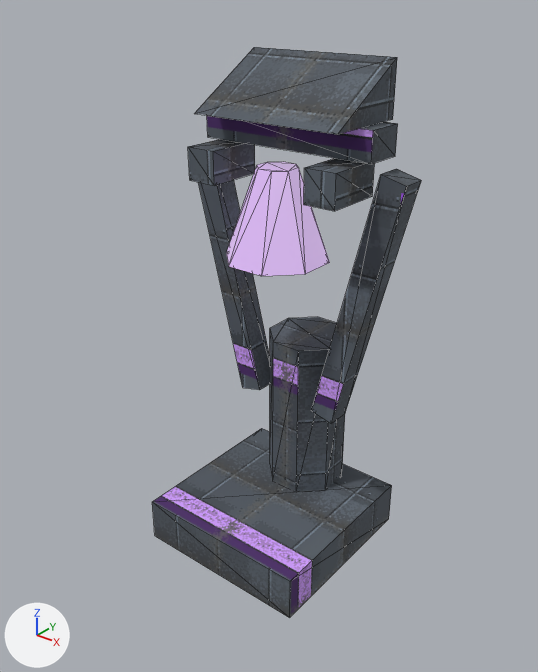
The glTF model assets/models/batch001/epsilon/epsilon_b_core.glb as it was, and as the next commit left it.
Rendered twice from a camera (50 mm lens) standing at (2.1, -2.68, 2.87) and looking at (0.0, -0.05, 1.24). Arrows for +X, +Y and +Z are at lower left; the lights stay in place. The first picture is the older version. Mesh edges are drawn as thin lines. Vertices at exactly the same position are counted once.

Objects in the first picture: 'epsilon_b_core'.
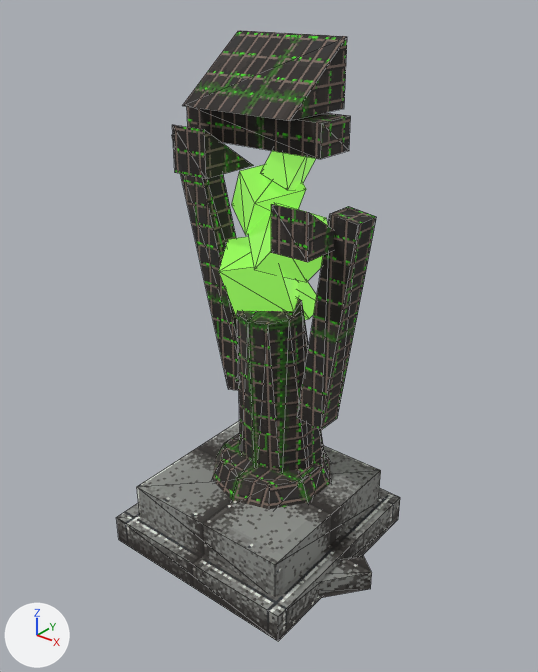
Where the change shows, as pixel boxes (x1, y1, x2, y2) in the pictures (538 x 672 px; the box of a moved part takes in the faces that stretch with it):
'epsilon_b_core', reshaped (7% taller)
    before: (152, 47, 421, 618)
    after: (116, 30, 400, 641)
part 1 of me_epsilon_b_core, added
    after: (116, 488, 400, 641)
part 2 of me_epsilon_b_core, moved or reshaped
    before: (152, 428, 392, 618)
    after: (137, 421, 381, 596)
part 3 of me_epsilon_b_core, added
    after: (212, 433, 331, 509)
part 4 of me_epsilon_b_core, moved or reshaped
    before: (312, 169, 421, 424)
    after: (172, 134, 239, 390)
part 5 of me_epsilon_b_core, moved or reshaped
    before: (195, 47, 397, 134)
    after: (172, 125, 254, 179)
part 6 of me_epsilon_b_core, added
    after: (271, 204, 334, 262)
part 7 of me_epsilon_b_core, added
    after: (187, 106, 351, 159)
part 8 of me_epsilon_b_core, added
    after: (182, 30, 347, 121)
part 9 of me_epsilon_b_core, rebuilt
    before: (226, 162, 330, 276)
    after: (232, 164, 306, 235)
part 10 of me_epsilon_b_core, rebuilt
    before: (270, 317, 345, 491)
    after: (237, 299, 324, 472)
part 11 of me_epsilon_b_core, deleted
    before: (188, 139, 255, 185)
part 12 of me_epsilon_b_core, deleted
    before: (304, 158, 374, 211)
part 13 of me_epsilon_b_core, deleted
    before: (207, 115, 398, 164)
part 14 of me_epsilon_b_core, built on
    before: (198, 180, 270, 390)
    after: (219, 151, 376, 430)
part 15 of me_epsilon_b_core, added
    after: (319, 555, 372, 598)

Diff of the bpy script that builds the scene:
```diff
--- a/assets/models/batch001/epsilon/epsilon_b_core.glb.py
+++ b/assets/models/batch001/epsilon/epsilon_b_core.glb.py
@@ me_epsilon_b_core @@
-me_epsilon_b_core.from_pydata(...)  # 86 vertices, 136 faces; spans x -0.63..0.63, y -0.49..0.49, z 0.0..2.55
-me_epsilon_b_core.materials.append(mat_epsilon_b_core_shell)  # picture img_epsilon_b_core_shell_tex
-me_epsilon_b_core.materials.append(mat_epsilon_b_core_aperture)  # purple #926aaa, glowing greyish purple #b09bc0
+me_epsilon_b_core.from_pydata(...)  # 186 vertices, 284 faces; spans x -0.7..0.7, y -0.64..0.64, z 0.0..2.63
+# me_epsilon_b_core part 1: a new loose piece, a box spanning x -0.61..0.53, y -0.64..0.5, z 0.0..0.16, in mat_epsilon_b_core_host (picture img_epsilon_b_core_host_tex)
+# me_epsilon_b_core part 2: the loose piece of 8 vertices spanning x -0.48..0.48, y -0.49..0.47, z 0.0..0.24 is moved by (-0.04, -0.06, 0.13), in mat_epsilon_b_core_host (picture img_epsilon_b_core_host_tex)
+# me_epsilon_b_core part 3: a new loose piece, a 10-sided cut cone along z (radius 0.36 at the low end, 0.29 at the high end) spanning x -0.39..0.3, y -0.33..0.39, z 0.33..0.47, in mat_epsilon_b_core_alien (picture img_epsilon_b_core_alien_tex)
+# me_epsilon_b_core part 4: the loose piece of 8 vertices spanning x 0.17..0.63, y 0.08..0.21, z 0.77..2.11 is turned -28 degrees about the y axis through its middle and scaled by 1.03, then moved by (-0.8, -0.1, 0.06), in mat_epsilon_b_core_alien (picture img_epsilon_b_core_alien_tex)
+# me_epsilon_b_core part 5: the loose piece of 6 vertices spanning x -0.4..0.4, y -0.11..0.33, z 2.29..2.55 is scaled about its middle by (-0.25, -0.773, 0.846), then moved by (-0.33, -0.16, -0.28), in mat_epsilon_b_core_alien (picture img_epsilon_b_core_alien_tex)
+# me_epsilon_b_core part 6: the loose piece of 6 vertices spanning x -0.4..0.4, y -0.11..0.33, z 2.29..2.55 is copied, and the copy is scaled about its middle by (-0.25, -0.773, 0.846), then moved by (0.25, -0.16, -0.55), in mat_epsilon_b_core_alien (picture img_epsilon_b_core_alien_tex); it spans x 0.15..0.35, y -0.22..0.12, z 1.76..1.98
+# me_epsilon_b_core part 7: a new loose piece, a box spanning x -0.49..0.29, y -0.06..0.16, z 2.16..2.32, in mat_epsilon_b_core_alien (picture img_epsilon_b_core_alien_tex)
+# me_epsilon_b_core part 8: the loose piece of 6 vertices spanning x -0.4..0.4, y -0.11..0.33, z 2.29..2.55 is copied, and the copy is scaled about its middle by (0.775, 0.909, 1.15), then moved by (-0.1, -0.08, 0.06), in mat_epsilon_b_core_alien (picture img_epsilon_b_core_alien_tex); it spans x -0.41..0.21, y -0.17..0.23, z 2.33..2.63
+# me_epsilon_b_core part 9: the loose piece of 16 vertices spanning x -0.24..0.24, y -0.23..0.25, z 1.64..2.08 is rebuilt with 8 vertices and now spans x -0.27..0.12, y -0.17..0.22, z 1.74..2.1, in mat_epsilon_b_core_core (green #67aa3d, glowing green #79c64a)
+# me_epsilon_b_core part 10: the loose piece of 16 vertices spanning x -0.2..0.2, y 0.09..0.49, z 0.23..1.13 is rebuilt with 20 vertices and now spans x -0.28..0.19, y -0.16..0.38, z 0.32..1.39, in mat_epsilon_b_core_alien (picture img_epsilon_b_core_alien_tex)
+# me_epsilon_b_core part 11: the loose piece of 8 vertices spanning x -0.42..-0.26, y -0.14..0.16, z 1.98..2.14 is deleted
+# me_epsilon_b_core part 12: the loose piece of 8 vertices spanning x 0.26..0.42, y -0.14..0.16, z 1.98..2.14 is deleted
+# me_epsilon_b_core part 13: the loose piece of 8 vertices spanning x -0.47..0.47, y 0.05..0.25, z 2.15..2.29 is deleted
+# me_epsilon_b_core part 14: 8 vertices removed from x -0.63..-0.17, y 0.08..0.21, z 0.77..2.11; 64 vertices added at x -0.31..0.47, y -0.21..0.33, z 0.8..2.23
+# me_epsilon_b_core part 15: 24 vertices added at x -0.7..0.7, y -0.58..0.64, z 0.02..0.12
+me_epsilon_b_core.materials.append(mat_epsilon_b_core_host)  # picture img_epsilon_b_core_host_tex
+me_epsilon_b_core.materials.append(mat_epsilon_b_core_alien)  # picture img_epsilon_b_core_alien_tex
+me_epsilon_b_core.materials.append(mat_epsilon_b_core_core)  # green #67aa3d, glowing green #79c64a
```
